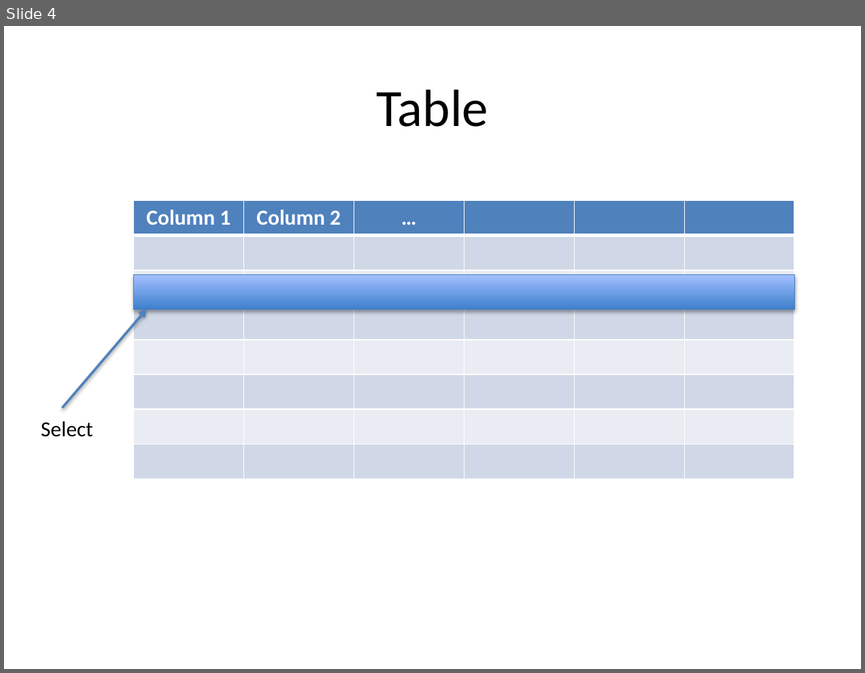
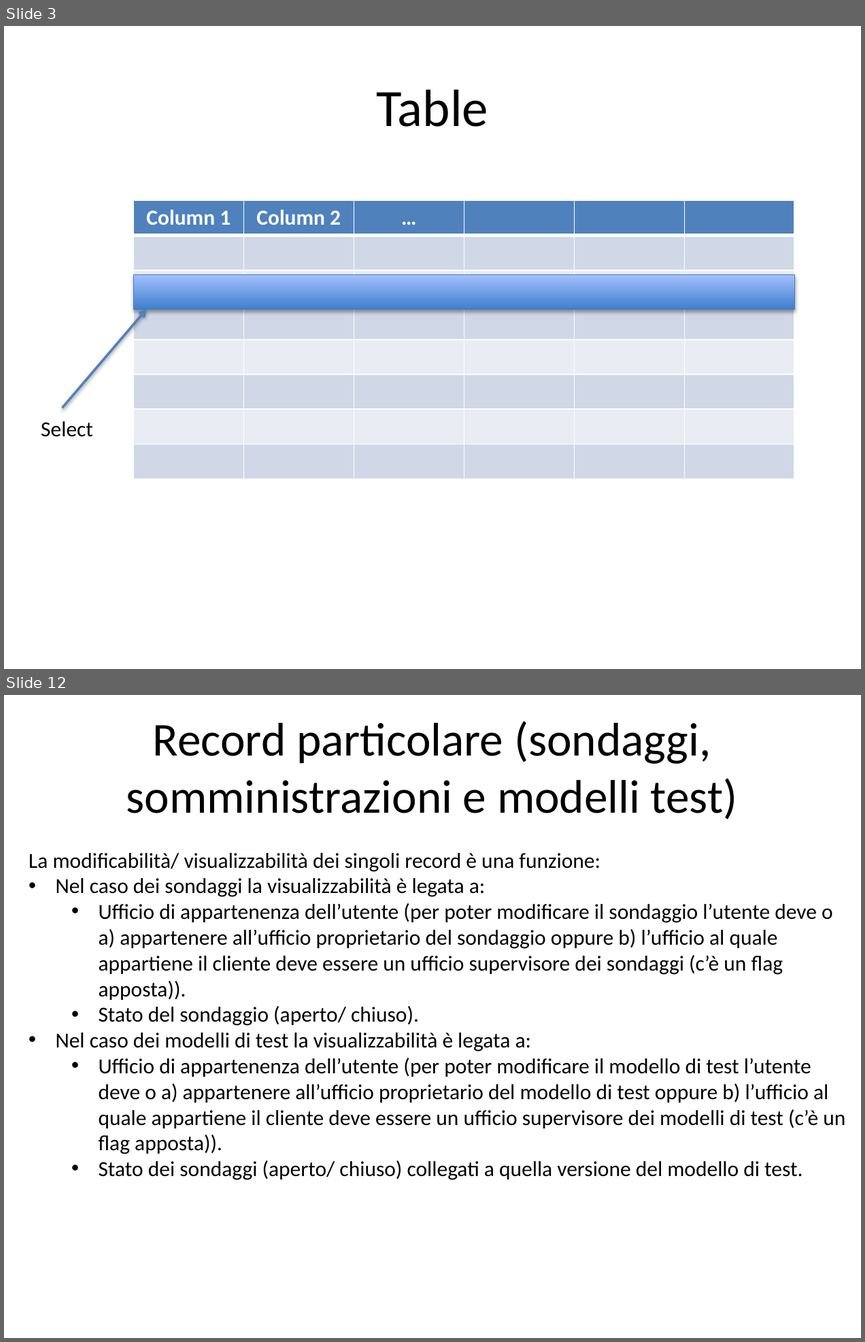
Before and after one commit to amepoli/onecompliance, a slide deck: user_stories.pptx. Shown one above the other, each under a label of ours: slide 4 before the commit, slides 3 and 12 after it; the slides between them are not shown. The pictures are 865x673 and 865x1342 pixels, drawn with LibreOffice and Linux fonts; fonts in the diff are those of the drawing. Boxes give left, top, right and bottom in pixels: in the first picture for what was removed or moved away, otherwise in the second. Text is boxed around its words. In the diff, an @@ line names an element or a change of style, - is before the commit and + after.

```diff
--- a/user_stories.pptx
+++ b/user_stories.pptx
@@ slide 12 added at [4,695,861,1338], background #FFFFFF @@
@@ title added at [126,721,737,819], 39.6 pt, text #000000 @@
+Record particolare (sondaggi, somministrazioni e modelli test)
@@ text added at [28,853,845,1180], 18 pt, text #000000 @@
+La modificabilità/ visualizzabilità dei singoli record è una funzione:
+• Nel caso dei sondaggi la visualizzabilità è legata a:
+  • Ufficio di appartenenza dell’utente (per poter modificare il sondaggio l’utente deve o a) appartenere all’ufficio proprietario del sondaggio oppure b) l’ufficio al quale appartiene il cliente deve essere un ufficio supervisore dei sondaggi (c’è un flag apposta)).
+  • Stato del sondaggio (aperto/ chiuso).
+• Nel caso dei modelli di test la visualizzabilità è legata a:
+  • Ufficio di appartenenza dell’utente (per poter modificare il modello di test l’utente deve o a) appartenere all’ufficio proprietario del modello di test oppure b) l’ufficio al quale appartiene il cliente deve essere un ufficio supervisore dei modelli di test (c’è un flag apposta)).
+  • Stato dei sondaggi (aperto/ chiuso) collegati a quella versione del modello di test.
@@ what was slide 4 is now slide 3 @@
```
Also in this commit, not shown: 1 slide changed, 7 other slides added, 1 slide removed, 2 other files.
